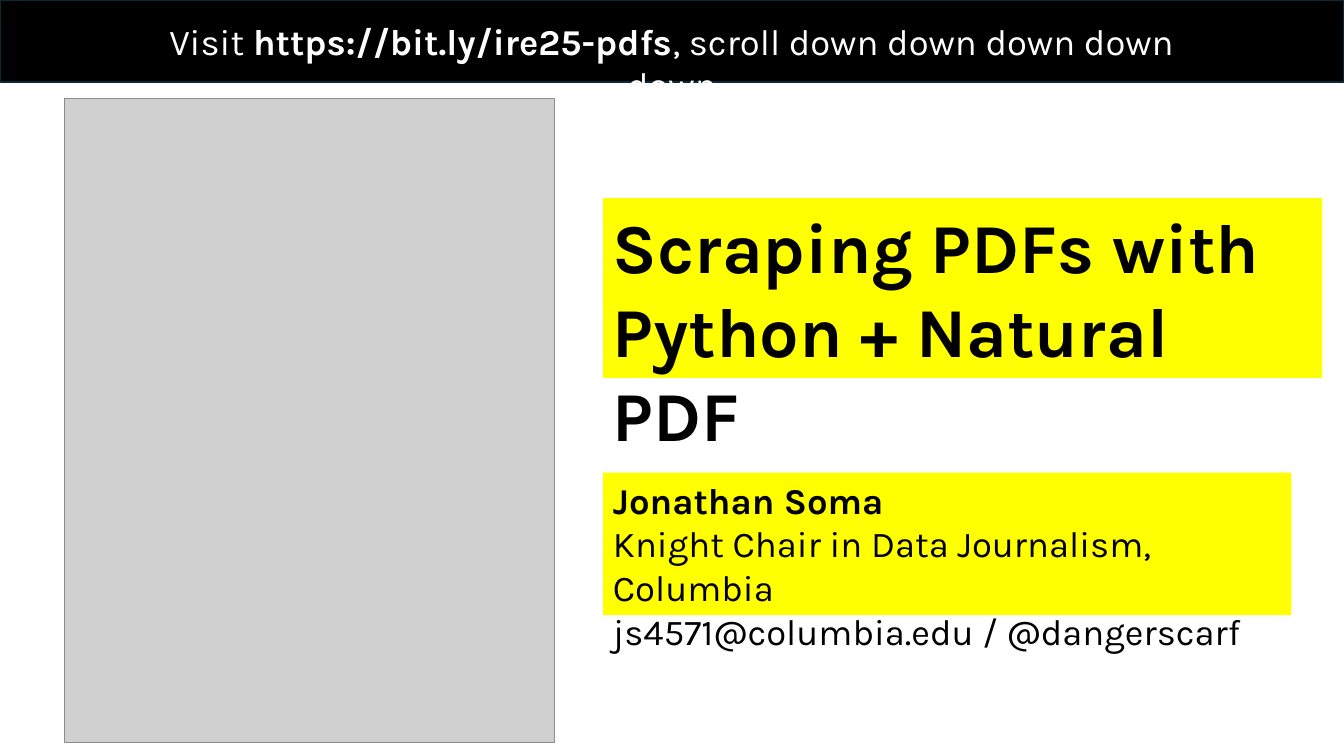
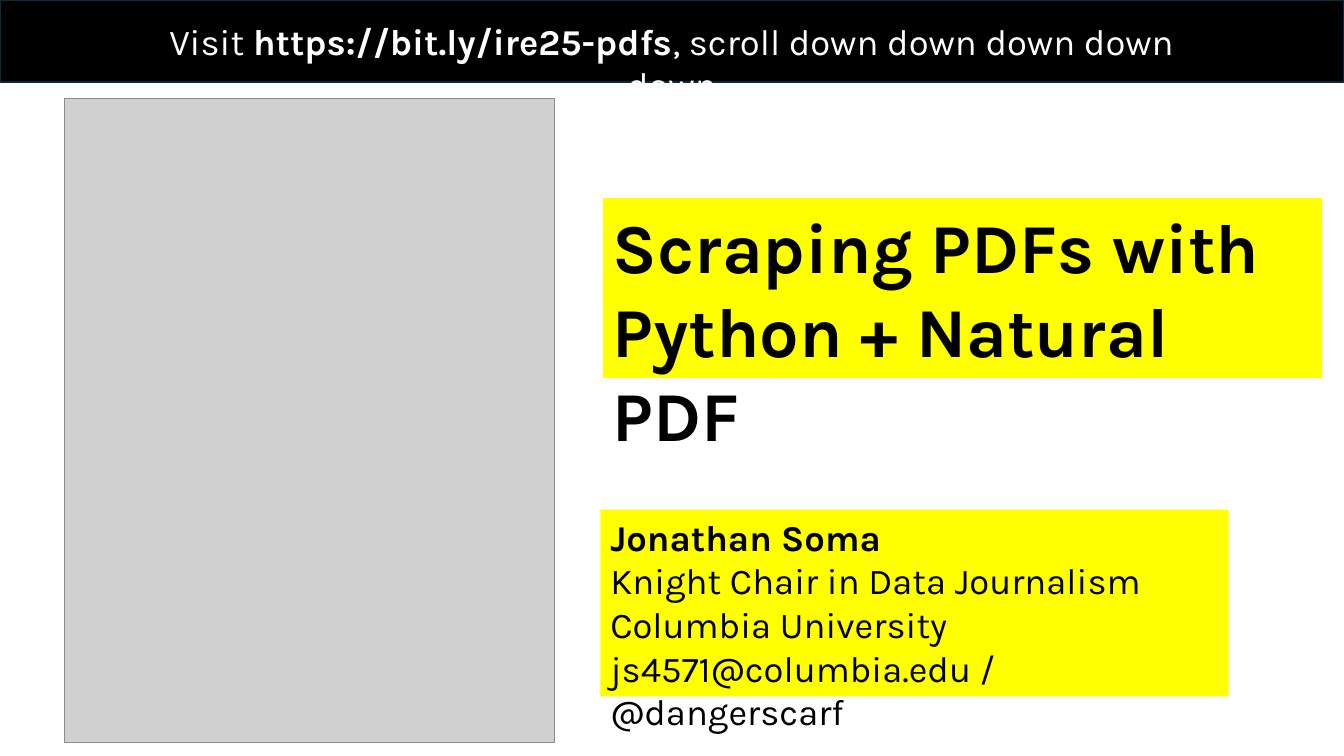
Before and after one commit to jsoma/ire25-natural-pdf, a slide deck: slide 8 of slides.pptx. Drawn at 1344x756 pixels with LibreOffice and Linux fonts; fonts in the diff are those of the drawing; grey boxes stand for pictures. Boxes give left, top, right and bottom in pixels: in the first picture for what was removed or moved away, otherwise in the second. Text is boxed around its words. In the diff, an @@ line names an element or a change of style, - is before the commit and + after.

```diff
--- a/slides.pptx
+++ b/slides.pptx
@@ rectangle "Jonathan Soma": place and size @@
-rectangle "Jonathan Soma" at (603, 473, 1292, 615)
+rectangle "Jonathan Soma" at (601, 510, 1229, 697)
@@ text in rectangle at (610, 569, 1141, 647): text changed @@
-Knight Chair in Data Journalism, Columbia
+Knight Chair in Data Journalism
+Columbia University
```
Also in this commit, not shown: 2 other slides changed, 1 other file.
